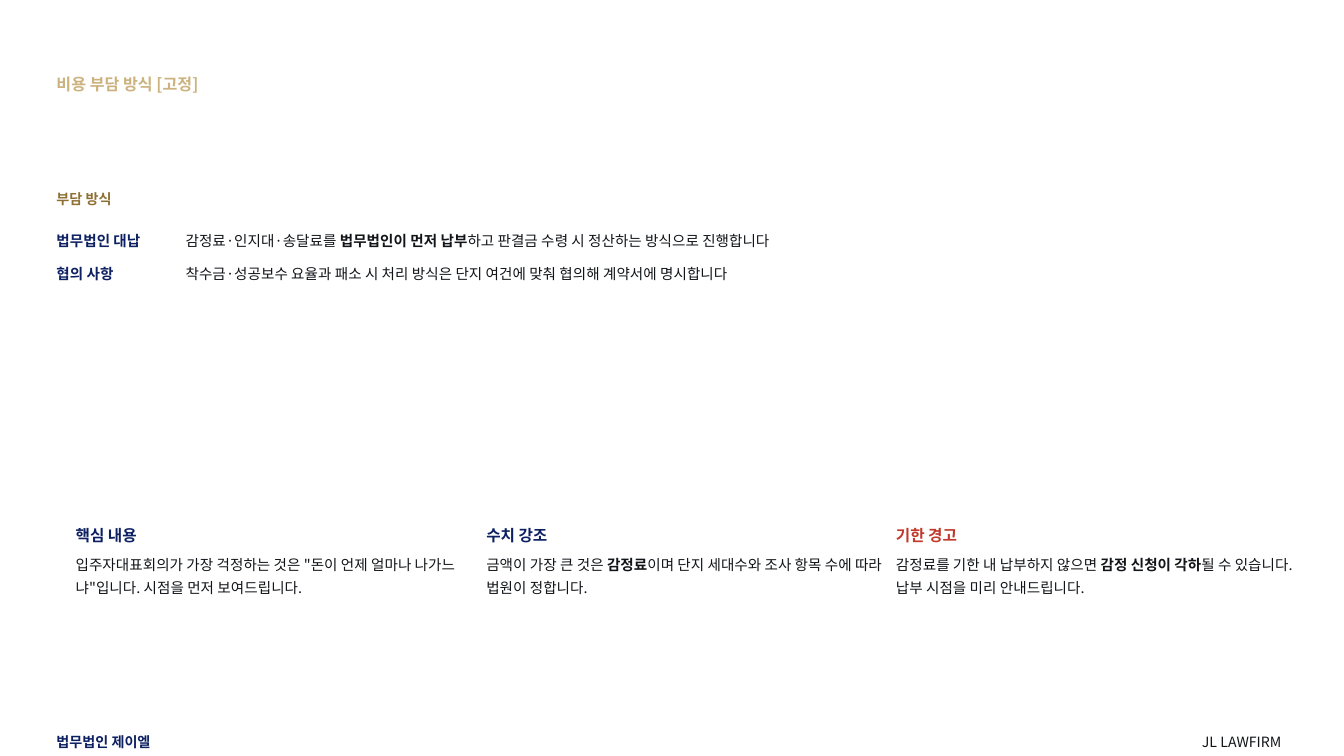
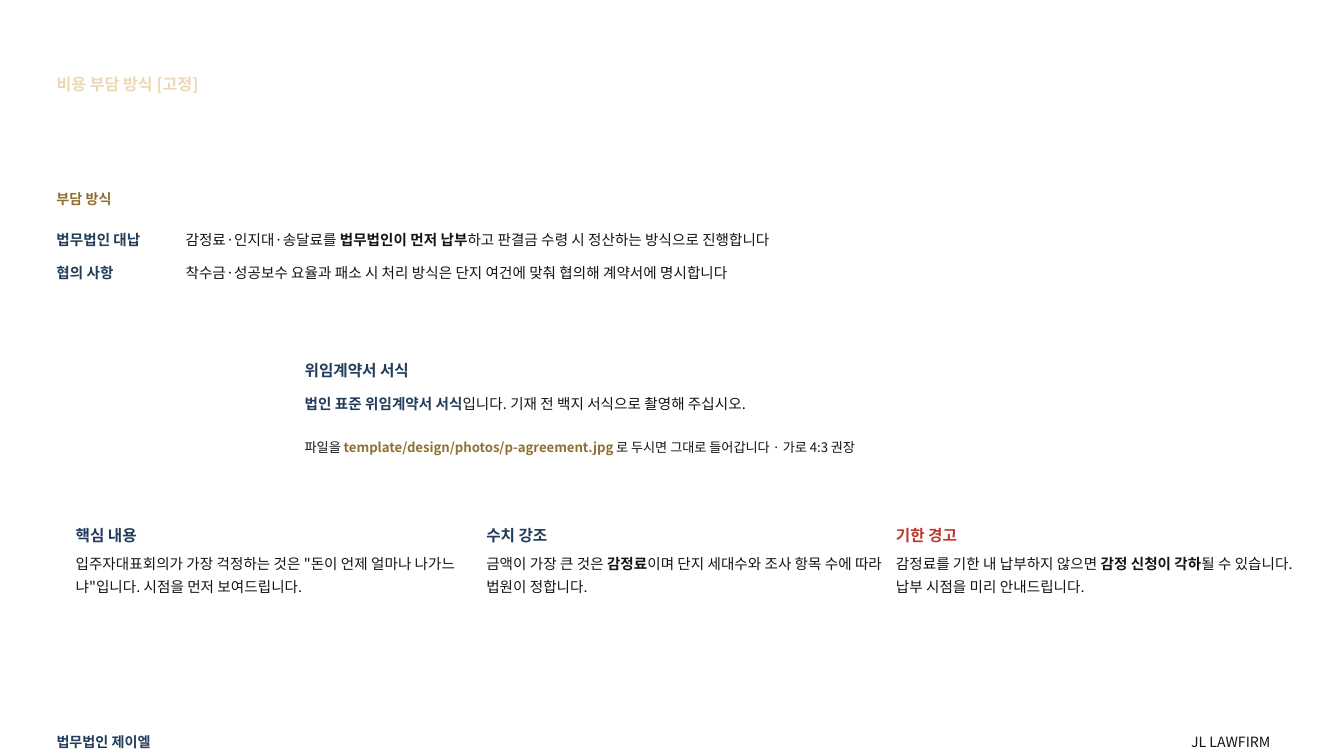
Before and after one commit to kingjin77-rgb/jl-magazine, a slide deck: slide 86 of template/design/preview/JL_하자소송_기본제안서.pptx (slide 83 before the commit). Drawn at 1344x756 pixels with LibreOffice and Linux fonts; fonts in the diff are those of the drawing; background and template pictures are left out. Boxes give left, top, right and bottom in pixels: in the first picture for what was removed or moved away, otherwise in the second. Text is boxed around its words. In the diff, an @@ line names an element or a change of style, - is before the commit and + after.

```diff
--- a/template/design/preview/JL_하자소송_기본제안서.pptx
+++ b/template/design/preview/JL_하자소송_기본제안서.pptx
@@ text "비용 부담 방식 [고정]" at [57,77,199,93]: text colour #CBB27E to #EBD9B4 @@
@@ text added at [305,363,409,378], 11.2 pt, text #223D5B, bold @@
+위임계약서 서식
@@ text added at [305,396,746,411], 10.4 pt, text #111418 @@
+법인 표준 위임계약서 서식입니다. 기재 전 백지 서식으로 촬영해 주십시오.
@@ text added at [305,441,855,455], 9.4 pt, text #8F7033, bold @@
+파일을 template/design/photos/p-agreement.jpg 로 두시면 그대로 들어갑니다 · 가로 4:3 권장
@@ text colour #0D2162 to #223D5B in 5 elements at [56,232,140,247], [56,265,114,280], [76,528,137,543], [486,528,548,543], [57,735,151,749] @@
@@ text "JL LAWFIRM": place and size @@
-text "JL LAWFIRM" at [1202,736,1281,747]
+text "JL LAWFIRM" at [1191,736,1270,747]
```
Also in this commit, not shown: 91 other slides changed, 3 slides added, 2 other files.
